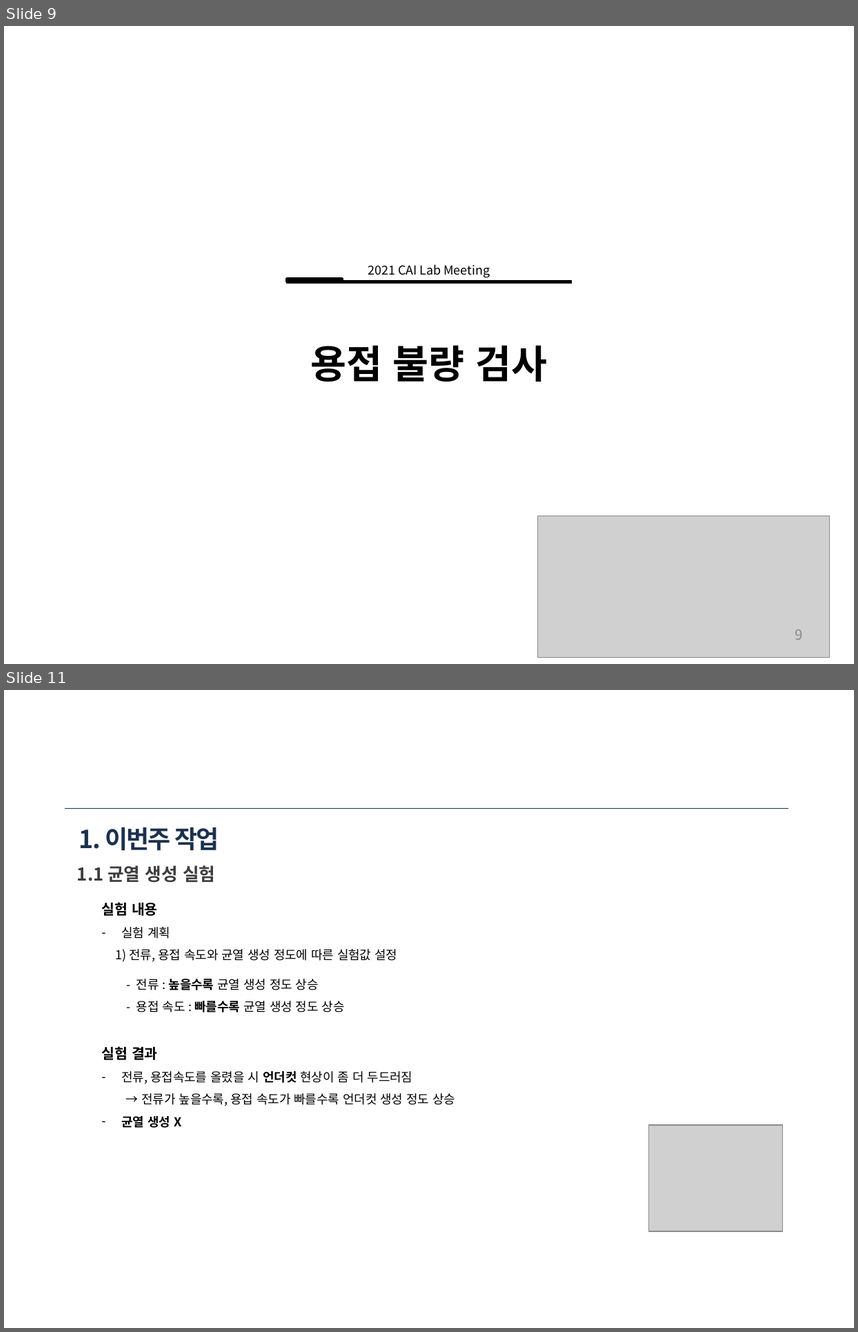
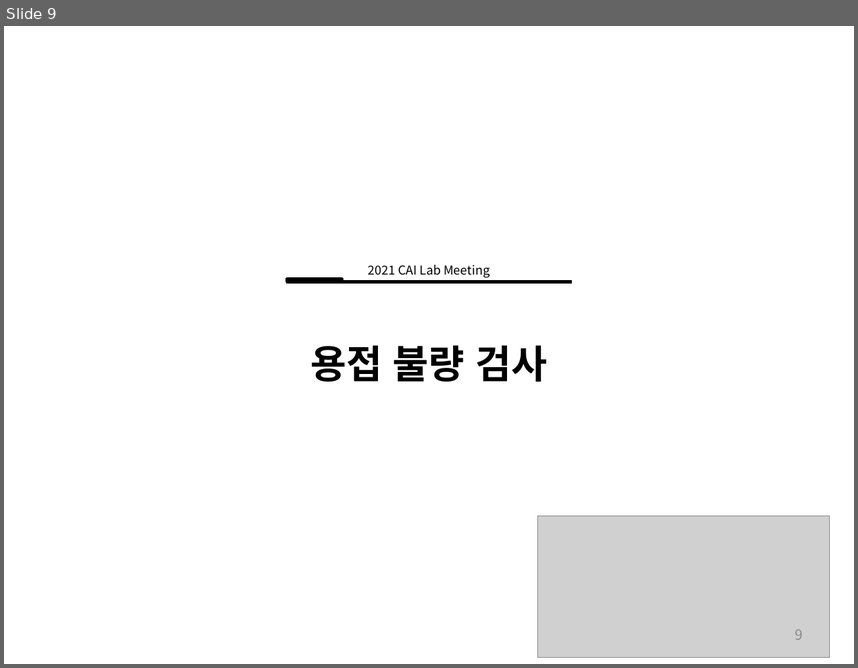
Before and after one commit to ssh6189/2021.11.06, a slide deck: 2021년 11월 6일 용접자동화로봇.pptx. Shown one above the other, each under a label of ours: slides 9 and 11 before the commit, slide 9 after it; the slides between them are not shown. The pictures are 858x1332 and 858x668 pixels, drawn with LibreOffice and Linux fonts; fonts in the diff are those of the drawing; grey boxes stand for pictures. Boxes give left, top, right and bottom in pixels: in the first picture for what was removed or moved away, otherwise in the second. Text is boxed around its words. In the diff, an @@ line names an element or a change of style, - is before the commit and + after.

```diff
--- a/2021년 11월 6일 용접자동화로봇.pptx
+++ b/2021년 11월 6일 용접자동화로봇.pptx
@@ slide 11 removed at [4, 690, 854, 1328], background #FFFFFF @@
@@ line removed from (65, 808) to (789, 808) @@
@@ title removed at [79, 827, 219, 851] @@
-1. 이번주 작업
@@ text removed at [77, 865, 215, 883] @@
-1.1 균열 생성 실험
@@ text removed at [102, 902, 455, 1127] @@
-실험 내용
-– 실험 계획
-1) 전류, 용접 속도와 균열 생성 정도에 따른 실험값 설정
-- 전류 : 높을수록 균열 생성 정도 상승
-- 용접 속도 : 빠를수록 균열 생성 정도 상승
-실험 결과
-– 전류, 용접속도를 올렸을 시 언더컷 현상이 좀 더 두드러짐
-→ 전류가 높을수록, 용접 속도가 빠를수록 언더컷 생성 정도 상승
-– 균열 생성 X
@@ picture removed at [648, 1125, 783, 1231] @@
```
Also in this commit, not shown: 3 slides changed, 1 slide added, 7 other slides removed.
